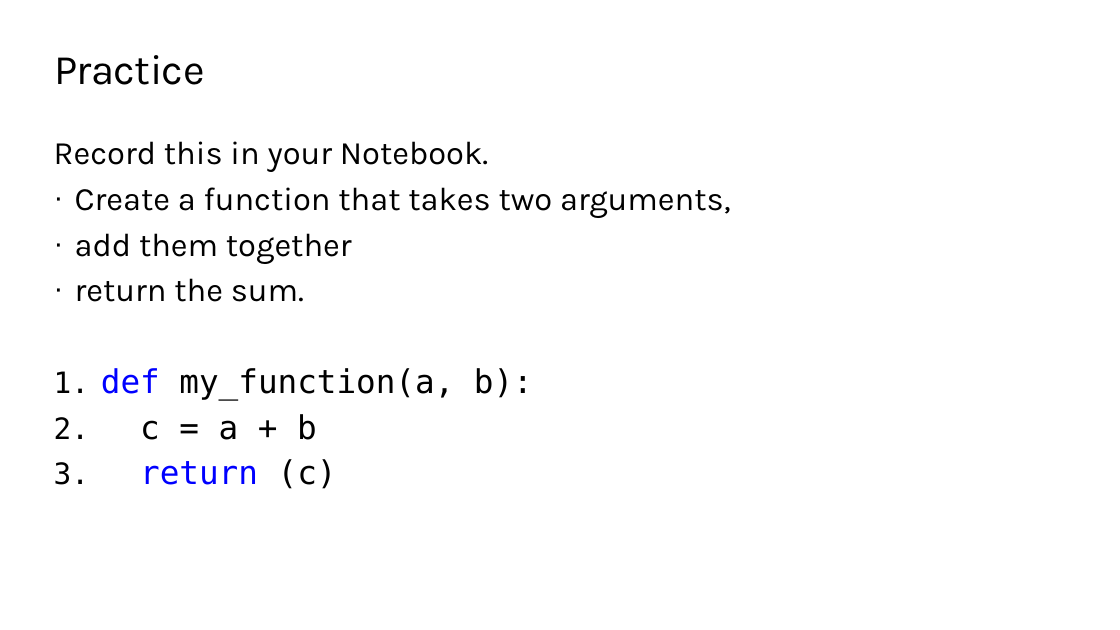
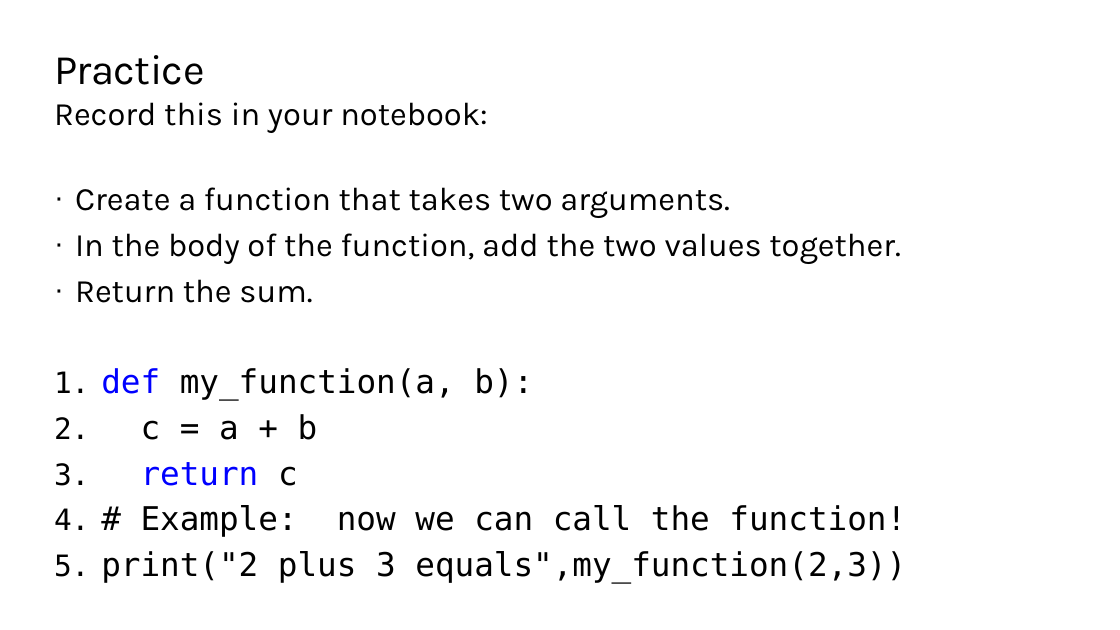
Before and after one commit to TEALSK12/2nd-semester-introduction-to-computer-science, a slide deck: slide 13 of docs/units/3_unit/slidedecks/Intro Python 3.02 TEALS.pptx. Drawn at 1120x630 pixels with LibreOffice and Linux fonts; fonts in the diff are those of the drawing; background and template pictures are left out. Boxes give left, top, right and bottom in pixels: in the first picture for what was removed or moved away, otherwise in the second. Text is boxed around its words. In the diff, an @@ line names an element or a change of style, - is before the commit and + after.

```diff
--- a/docs/units/3_unit/slidedecks/Intro Python 3.02 TEALS.pptx
+++ b/docs/units/3_unit/slidedecks/Intro Python 3.02 TEALS.pptx
@@ text at [54,102,901,303]: text changed @@
-Record this in your Notebook.
-· Create a function that takes two arguments,
-· add them together
-· return the sum.
+Record this in your notebook:
+· Create a function that takes two arguments.
+· In the body of the function, add the two values together.
+· Return the sum.
@@ text "Record this in your notebook:": place and size @@
-text "Record this in your notebook:" at [54,141,731,489]
+text "Record this in your notebook:" at [54,102,906,583]
@@ text at [101,462,906,583]: text changed; text colour #0000FF to #000000 @@
-3. return (c)
+3. return c
+4. # Example: now we can call the function!
+5. print("2 plus 3 equals",my_function(2,3))
```
Also in this commit, not shown: 13 other slides changed, 18 other files.
